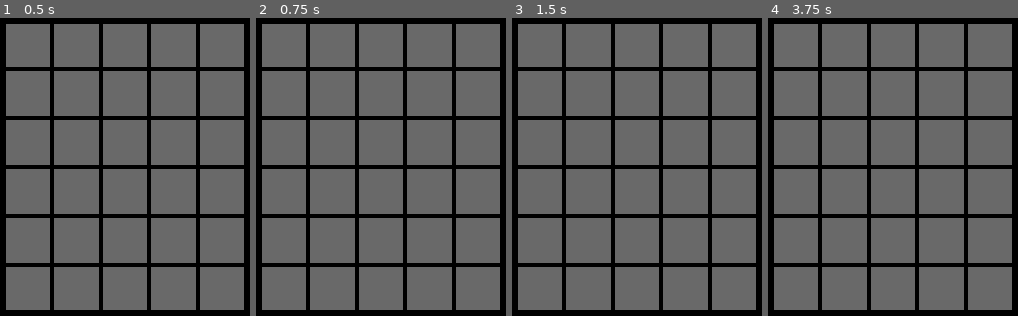
Above: before the commit, frames 1-4 (left to right).
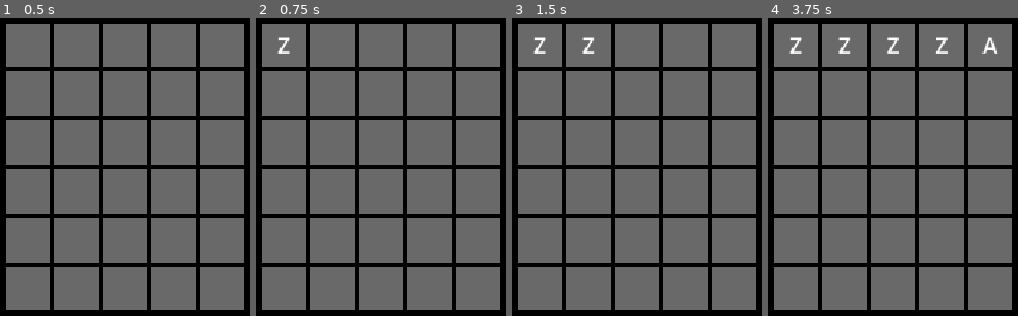
Above: after the commit, the same moments.

Repository: mubixd69-ux/Wordel
Game: Godot game, scene res://scenes/main.tscn
Same seed, same stepped clock (60 frames per second), same inputs: the game is played once before the commit and once after it.
Inputs (mouse positions are in pixels of both pictures, inside the frame that each line leads up to):
- Up to frame 1 (0.5 s): no input
- Up to frame 2 (0.75 s): tap Enter at 0.5 s; move the mouse to (outside the picture) at 0.52 s; hold Right from 0.53 s (still down); tap Z at 0.6 s; click (outside the picture) at 0.67 s
- Up to frame 3 (1.5 s): tap Space at 1.25 s; move the mouse to (outside the picture) at 1.27 s; release Right at 1.28 s; hold Down from 1.28 s (still down); tap Z at 1.35 s
- Up to frame 4 (3.75 s): tap Enter at 2, 3.5 s; move the mouse to (973, 68) at 2.02 s; release Down at 2.03 s; hold Right 2.03-2.78 s; tap Alt at 2.1 s; tap Z at 2.3, 3.05, 3.6 s; tap Space at 2.75 s; move the mouse to (853, 256) at 2.77 s; hold Up 2.78-3.53 s; tap Shift at 2.85 s; click (853, 256) at 2.92 s; move the mouse to (outside the picture) at 3.52 s; hold A from 3.53 s (still down)

Frame 1 is identical in both runs. In frame 2, 0.2% of the frame differs, in the area x 8-14%, y 6-13%; in frame 3, 0.3%; in frame 4, 0.8%, in the area x 8-92%, y 6-13%.

Commit message:
made it so you can type inside of those boxes
like the letters but also it only works for the first row I am gonna try making it work for all the rows now

Diff:
--- a/scripts/main.gd
+++ b/scripts/main.gd
@@ -4,6 +4,9 @@
 const COLS = 5
 
 var titles = []
+
+var current_row = 0
+var current_col = 0
 
 func _ready() -> void:
 	set_anchors_preset(Control.PRESET_FULL_RECT)
@@ -30,5 +33,28 @@
 			box.custom_minimum_size = Vector2(64, 64)
 			box.color = Color.DIM_GRAY
 			grid.add_child(box)
+			var label = Label.new()
+			label.set_anchors_preset(Control.PRESET_FULL_RECT)
+			label.horizontal_alignment = HORIZONTAL_ALIGNMENT_CENTER
+			label.vertical_alignment = VERTICAL_ALIGNMENT_CENTER
+			label.add_theme_font_size_override("font_size", 32)
+			box.add_child(label)
 			row_titles.append(box)
 		titles.append(row_titles)
+
+func _input(event: InputEvent) -> void:
+	if not (event is InputEventKey and event.pressed):
+		return
+
+	if event.keycode >= KEY_A and event.keycode <= KEY_Z:
+		add_letter(char(event.keycode))
+
+func add_letter(letter):
+	if current_col >= COLS:
+		return
+
+	var box = titles[current_row][current_col]
+	var label = box.get_child(0)
+	label.text = letter
+
+	current_col += 1
